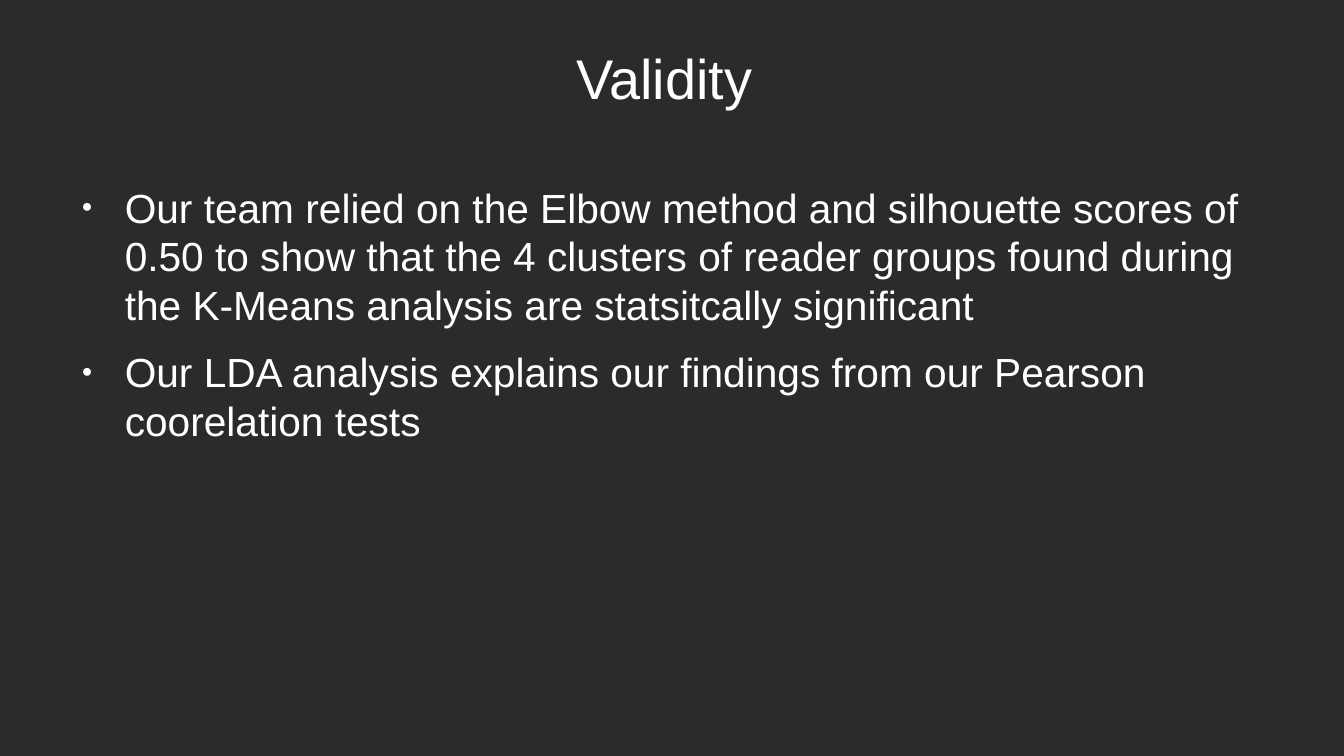
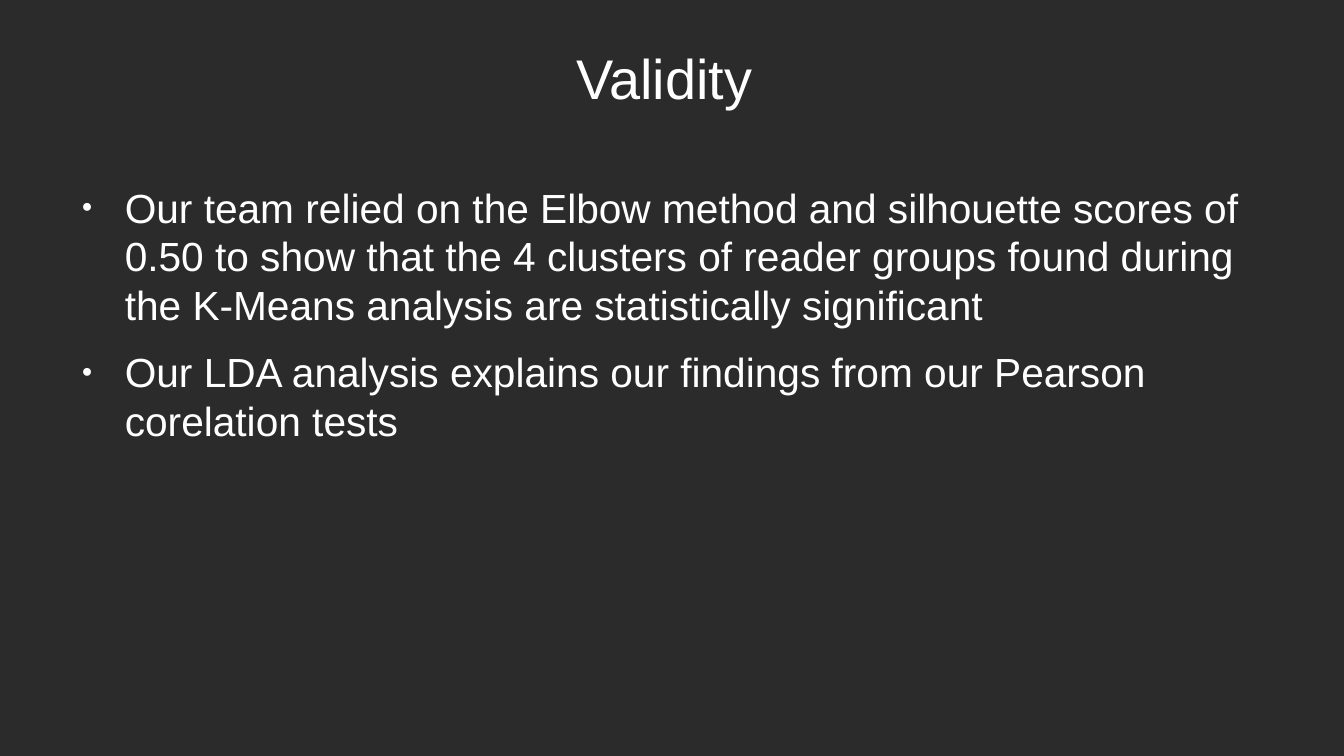
Before and after one commit to crystalstorm466/cs4412-project, a slide deck: slide 12 of docs/CS4412_David_Holland_Slides.odp. Drawn at 1344x756 pixels with LibreOffice and Linux fonts; fonts in the diff are those of the drawing; background and template pictures are left out; a plain dark background stands for a picture behind light text. Boxes give left, top, right and bottom in pixels: in the first picture for what was removed or moved away, otherwise in the second. Text is boxed around its words. In the diff, an @@ line names an element or a change of style, - is before the commit and + after.

```diff
--- a/docs/CS4412_David_Holland_Slides.odp
+++ b/docs/CS4412_David_Holland_Slides.odp
@@ text at (125,193,1238,437): text changed @@
-● Our team relied on the Elbow method and silhouette scores of 0.50 to show that the 4 clusters of reader groups found during the K-Means analysis are statsitcally significant
-● Our LDA analysis explains our findings from our Pearson coorelation tests
+● Our team relied on the Elbow method and silhouette scores of 0.50 to show that the 4 clusters of reader groups found during the K-Means analysis are statistically significant
+● Our LDA analysis explains our findings from our Pearson corelation tests
```
Also in this commit, not shown: 5 other slides changed, 1 other file.
